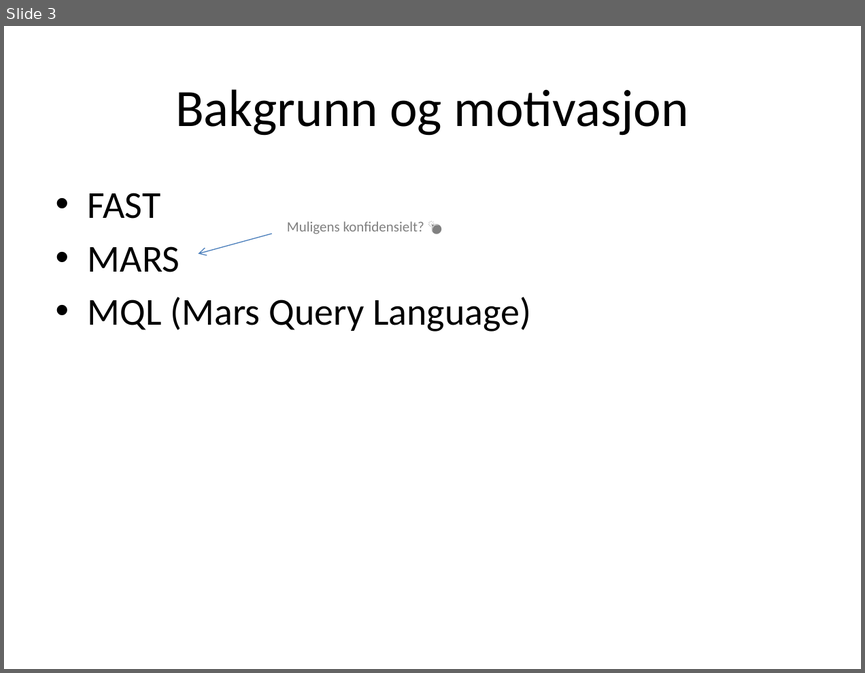
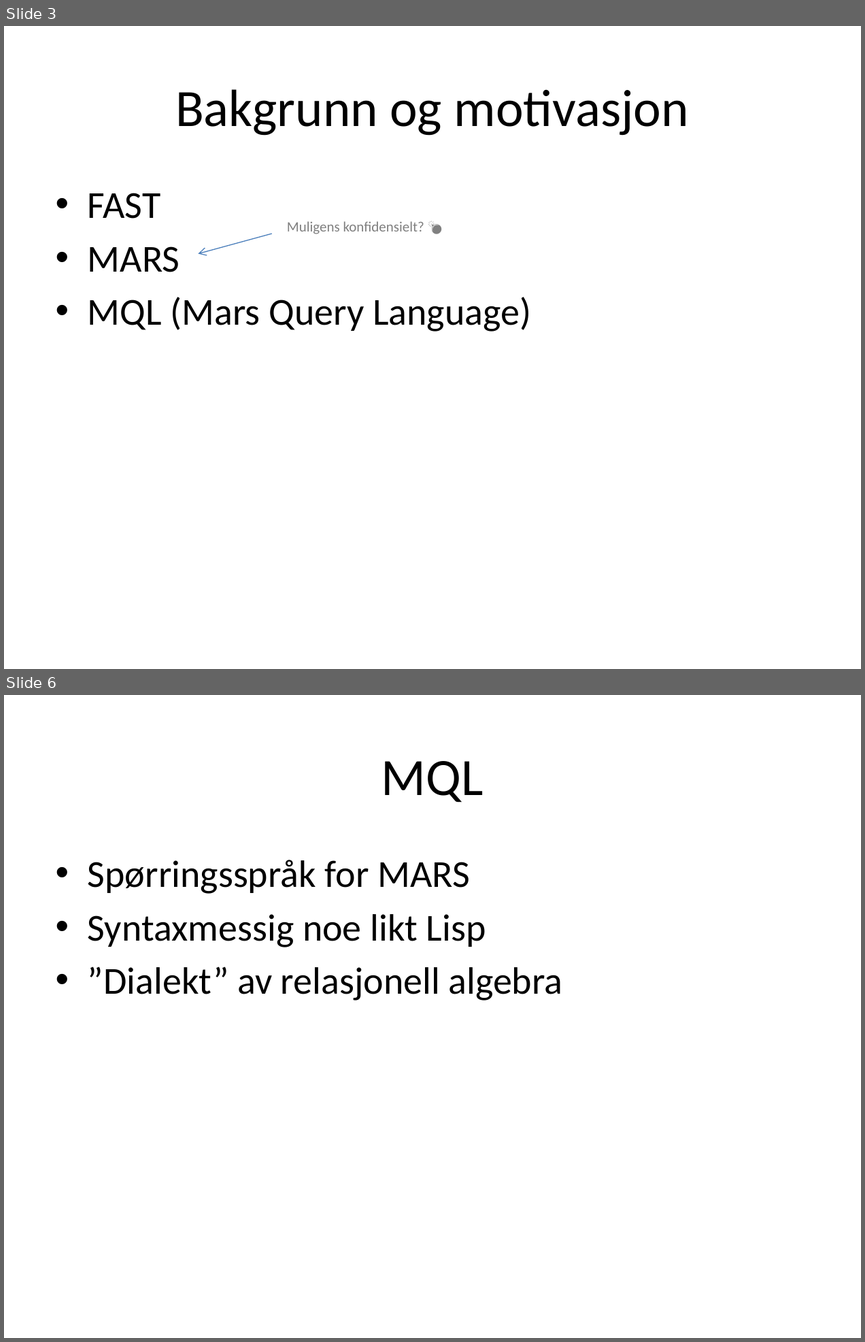
Before and after one commit to andrerav/xqft-parser, a slide deck: XQuery og relasjonell algebra.pptx. Shown one above the other, each under a label of ours: slide 3 before the commit, slides 3 and 6 after it; the slides between them are not shown. The pictures are 865x673 and 865x1342 pixels, drawn with LibreOffice and Linux fonts; fonts in the diff are those of the drawing. Boxes give left, top, right and bottom in pixels: in the first picture for what was removed or moved away, otherwise in the second. Text is boxed around its words. In the diff, an @@ line names an element or a change of style, - is before the commit and + after.

```diff
--- a/XQuery og relasjonell algebra.pptx
+++ b/XQuery og relasjonell algebra.pptx
@@ slide 6 added at (x1=4, y1=695, x2=861, y2=1338), background #FFFFFF @@
@@ title added at (x1=381, y1=761, x2=483, y2=802), 44 pt, text #000000 @@
+MQL
@@ text added at (x1=88, y1=860, x2=563, y2=1000), 32 pt, text #000000 @@
+• Spørringsspråk for MARS
+• Syntaxmessig noe likt Lisp
+• ”Dialekt” av relasjonell algebra
```
Also in this commit, not shown: 6 slides changed, 21 other slides added.
